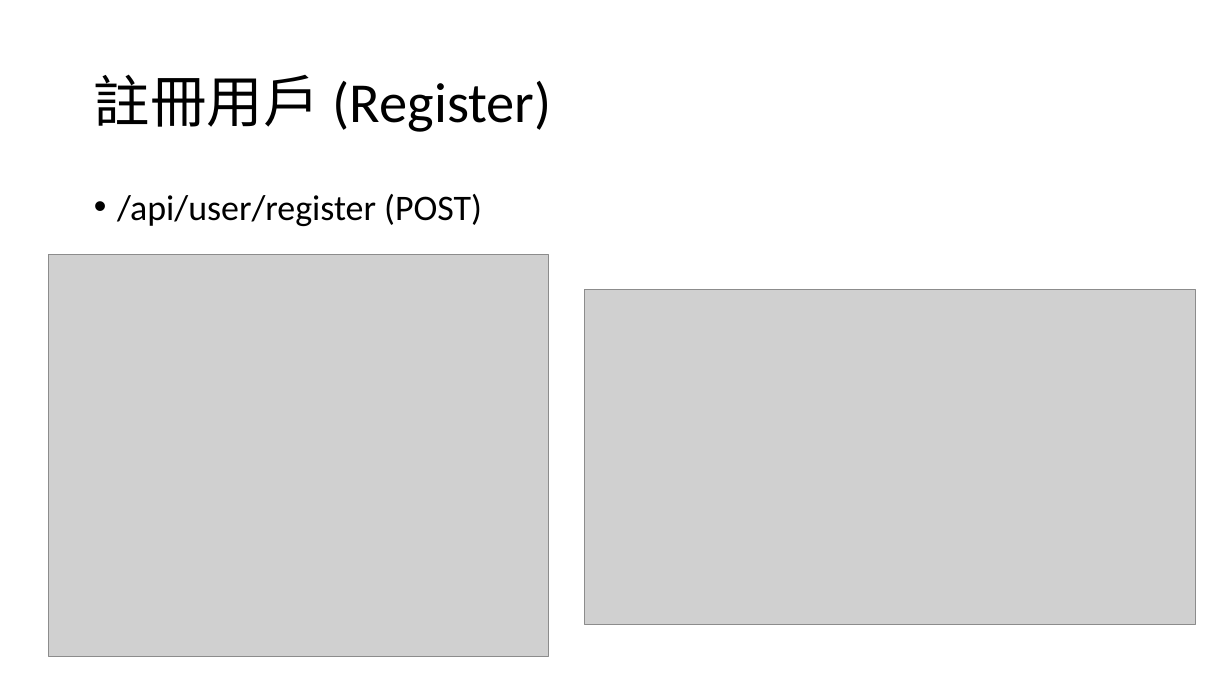
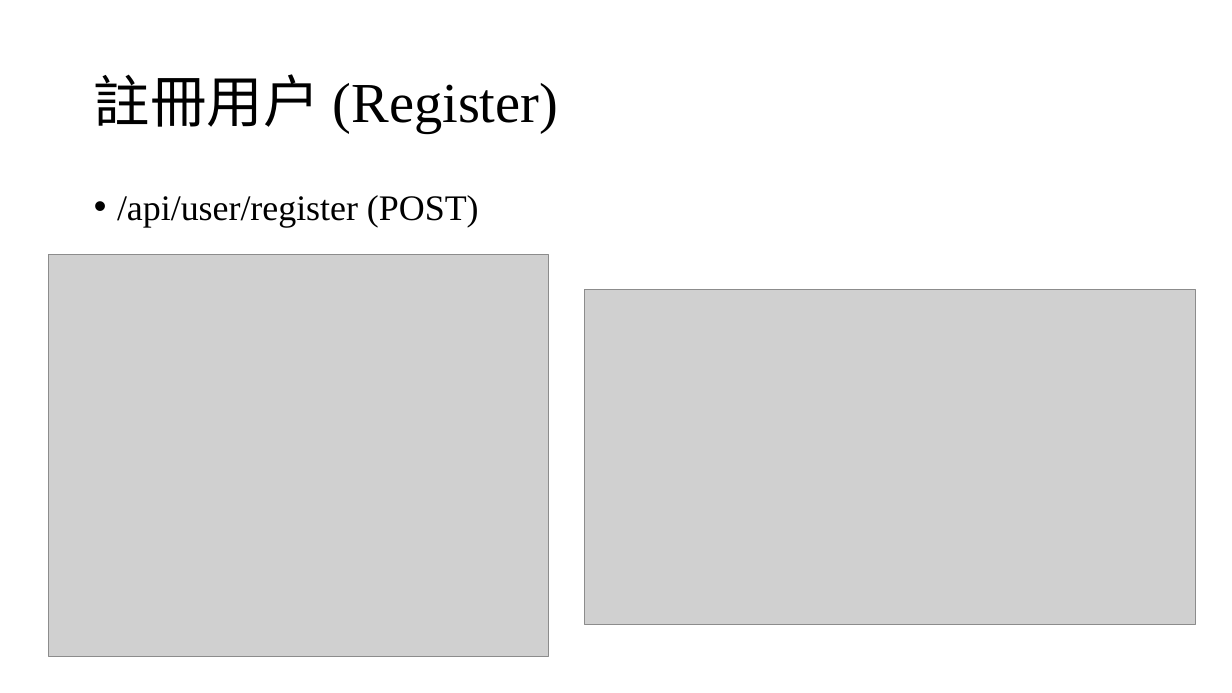
Before and after one commit to ariel055132/Spring, a slide deck: slide 10 of simpleLogin/SpringBoot用戶註冊登入功能.pptx (slide 9 before the commit). Drawn at 1232x693 pixels with LibreOffice and Linux fonts; fonts in the diff are those of the drawing; grey boxes stand for pictures. Boxes give left, top, right and bottom in pixels: in the first picture for what was removed or moved away, otherwise in the second. Text is boxed around its words. In the diff, an @@ line names an element or a change of style, - is before the commit and + after.

```diff
--- a/simpleLogin/SpringBoot用戶註冊登入功能.pptx
+++ b/simpleLogin/SpringBoot用戶註冊登入功能.pptx
@@ title "註冊用戶 (Register)" at bbox=[94, 74, 559, 133]: font Calibri to Noto Sans CJK TC in "註冊用戶"; font Calibri to Times New Roman in "(Register)" @@
@@ text "/api/user/register (POST)" at bbox=[117, 195, 479, 227]: font Calibri to Times New Roman @@
```
Also in this commit, not shown: 8 other slides changed, 1 slide added.
